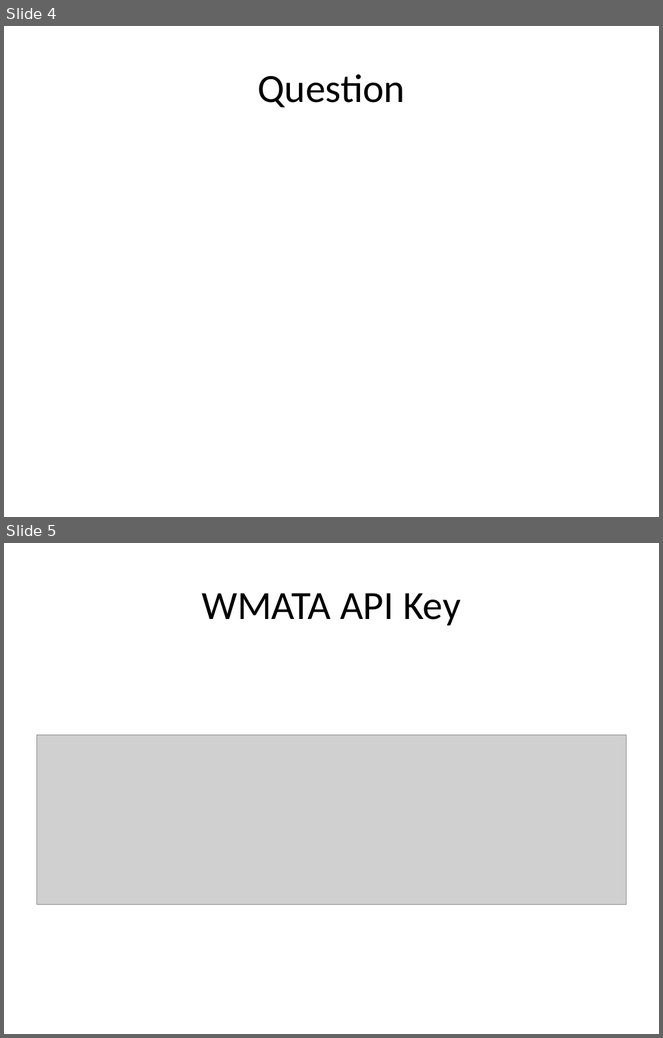
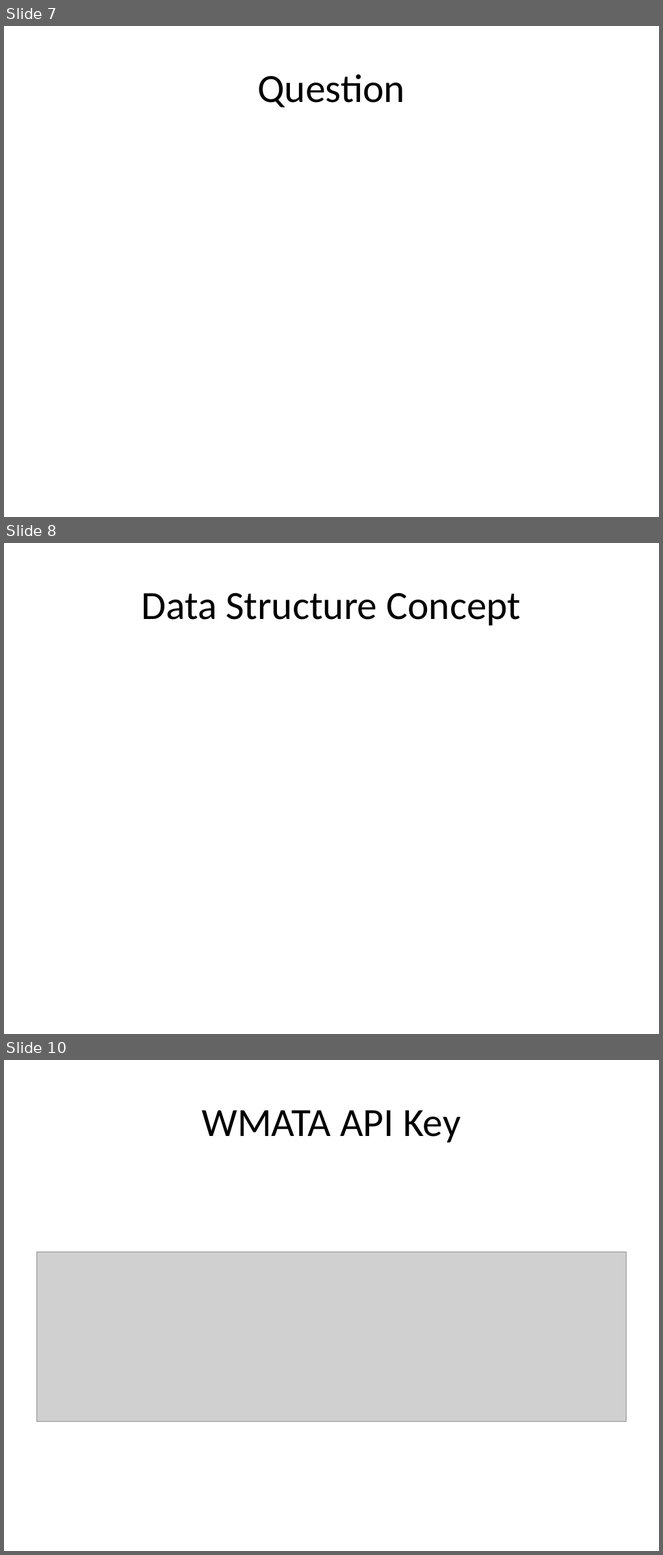
Before and after one commit to afcarl/MetroMetric, a slide deck: Notes on MetroMetric.pptx. Shown one above the other, each under a label of ours: slides 4 and 5 before the commit, slides 7, 8 and 10 after it; the slides between them are not shown. The pictures are 663x1038 and 663x1555 pixels, drawn with LibreOffice and Linux fonts; fonts in the diff are those of the drawing; grey boxes stand for pictures. Boxes give left, top, right and bottom in pixels: in the first picture for what was removed or moved away, otherwise in the second. Text is boxed around its words. In the diff, an @@ line names an element or a change of style, - is before the commit and + after.

Commit message:
adding project first draft data

```diff
--- a/Notes on MetroMetric.pptx
+++ b/Notes on MetroMetric.pptx
@@ slide 8 added at [4, 543, 659, 1034], background #FFFFFF @@
@@ title added at [142, 593, 521, 626], 44 pt, text #000000 @@
+Data Structure Concept
@@ what was slide 4 is now slide 7 @@
@@ what was slide 5 is now slide 10 @@
```
Also in this commit, not shown: 1 slide changed, 7 other slides added, 6 other files.
